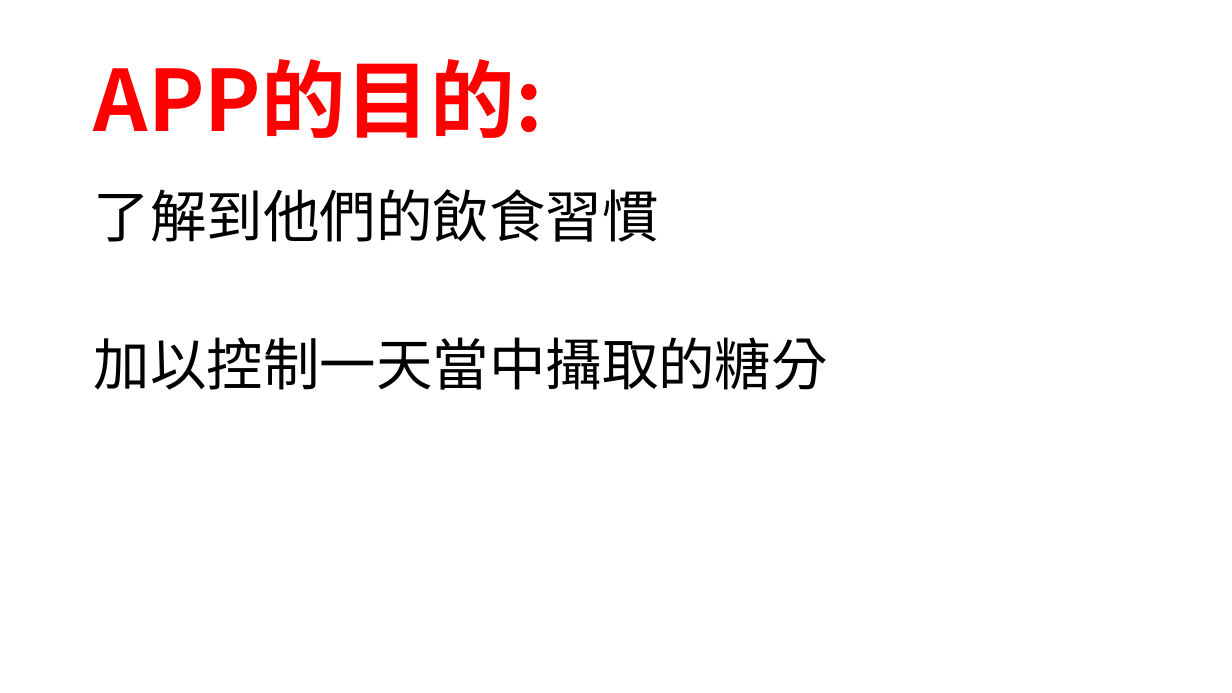
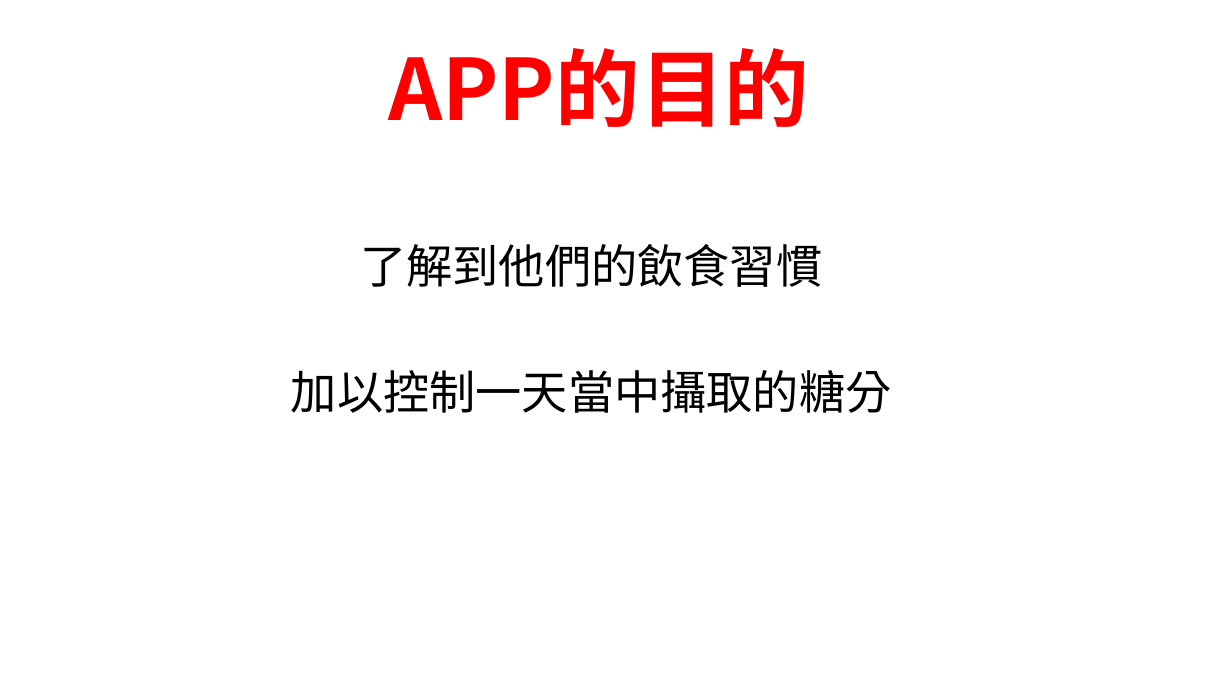
Before and after one commit to amy58328/DataBase, a slide deck: slide 3 of 資料庫專題/Health Keeper.pptx. Drawn at 1232x693 pixels with LibreOffice and Linux fonts; fonts in the diff are those of the drawing; background and template pictures are left out. Boxes give left, top, right and bottom in pixels: in the first picture for what was removed or moved away, otherwise in the second. Text is boxed around its words. In the diff, an @@ line names an element or a change of style, - is before the commit and + after.

```diff
--- a/資料庫專題/Health Keeper.pptx
+++ b/資料庫專題/Health Keeper.pptx
@@ title at [388,48,809,127]: text changed @@
-APP的目的:
+APP的目的
@@ text "了解到他們的飲食習慣": place and size @@
-text "了解到他們的飲食習慣" at [94,189,828,390]
+text "了解到他們的飲食習慣" at [291,244,892,413]
@@ text "了解到他們的飲食習慣" at [291,244,892,413]: size 44 to 36 pt, font Calibri to Noto Sans CJK SC; alignment left to centre @@
```
Also in this commit, not shown: 4 other slides changed, 6 slides added, 1 slide removed.
